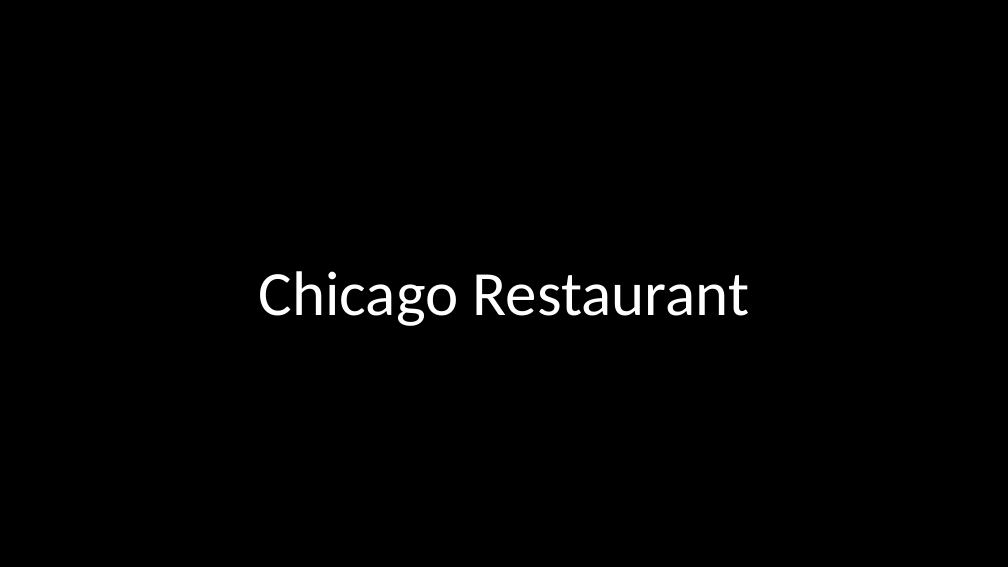
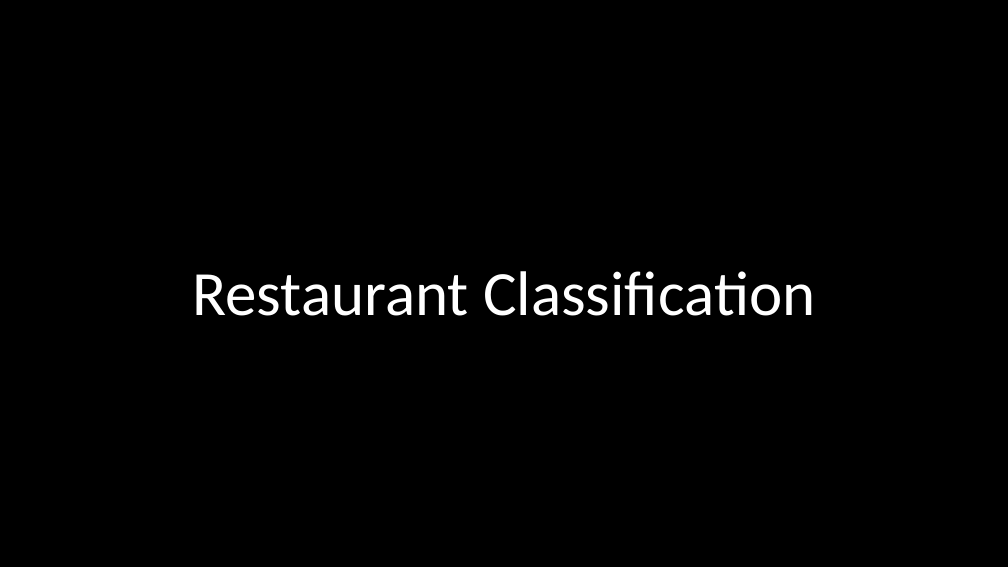
Before and after one commit to sstarkjr/NLP-food-safety-classification, a slide deck: slide 1 of Presentation.pptx. Drawn at 1008x567 pixels with LibreOffice and Linux fonts; fonts in the diff are those of the drawing; background and template pictures are left out. Boxes give left, top, right and bottom in pixels: in the first picture for what was removed or moved away, otherwise in the second. Text is boxed around its words. In the diff, an @@ line names an element or a change of style, - is before the commit and + after.

```diff
--- a/Presentation.pptx
+++ b/Presentation.pptx
@@ title at [192,271,815,316]: text changed @@
-Chicago Restaurant
+Restaurant Classification
```
Also in this commit, not shown: 3 slides added, 2 slides removed, 1 other file.
